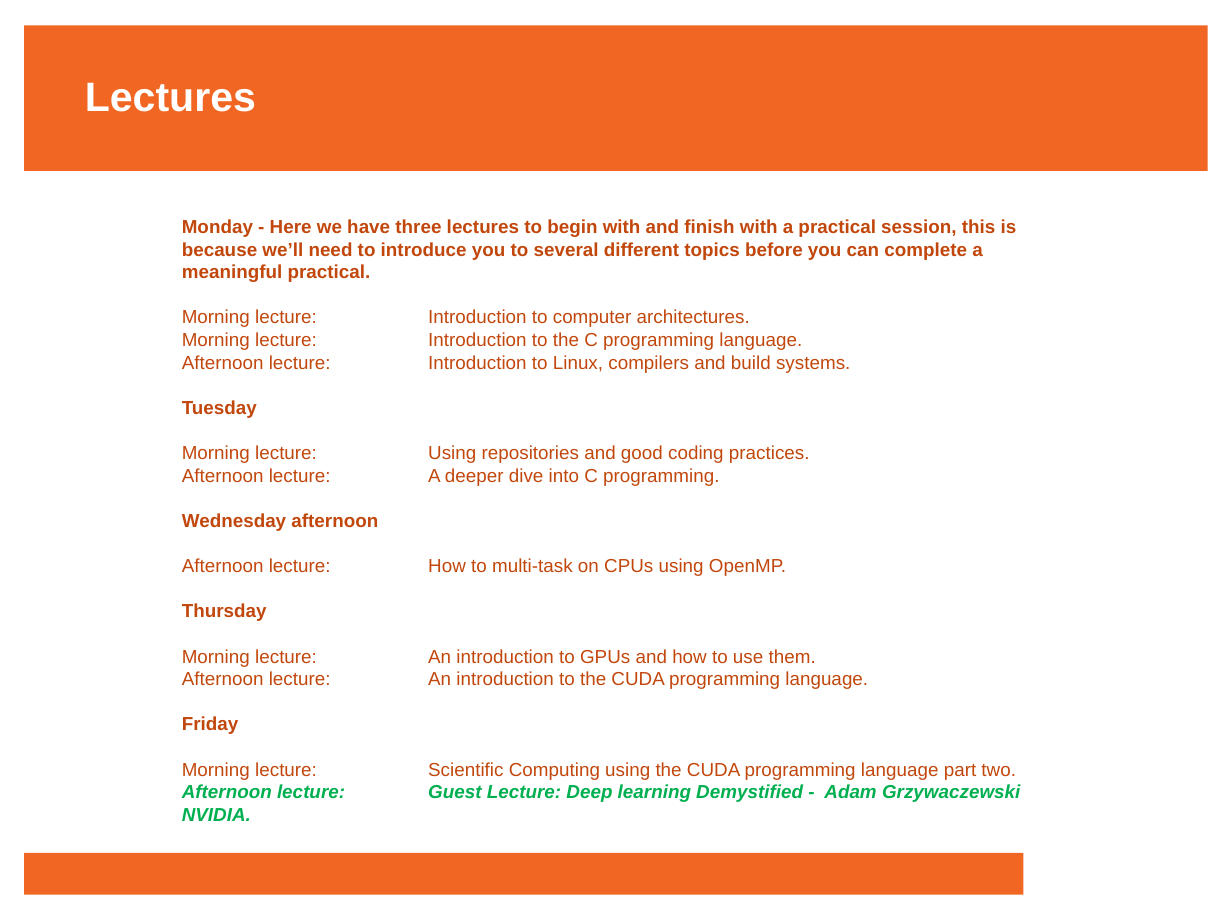
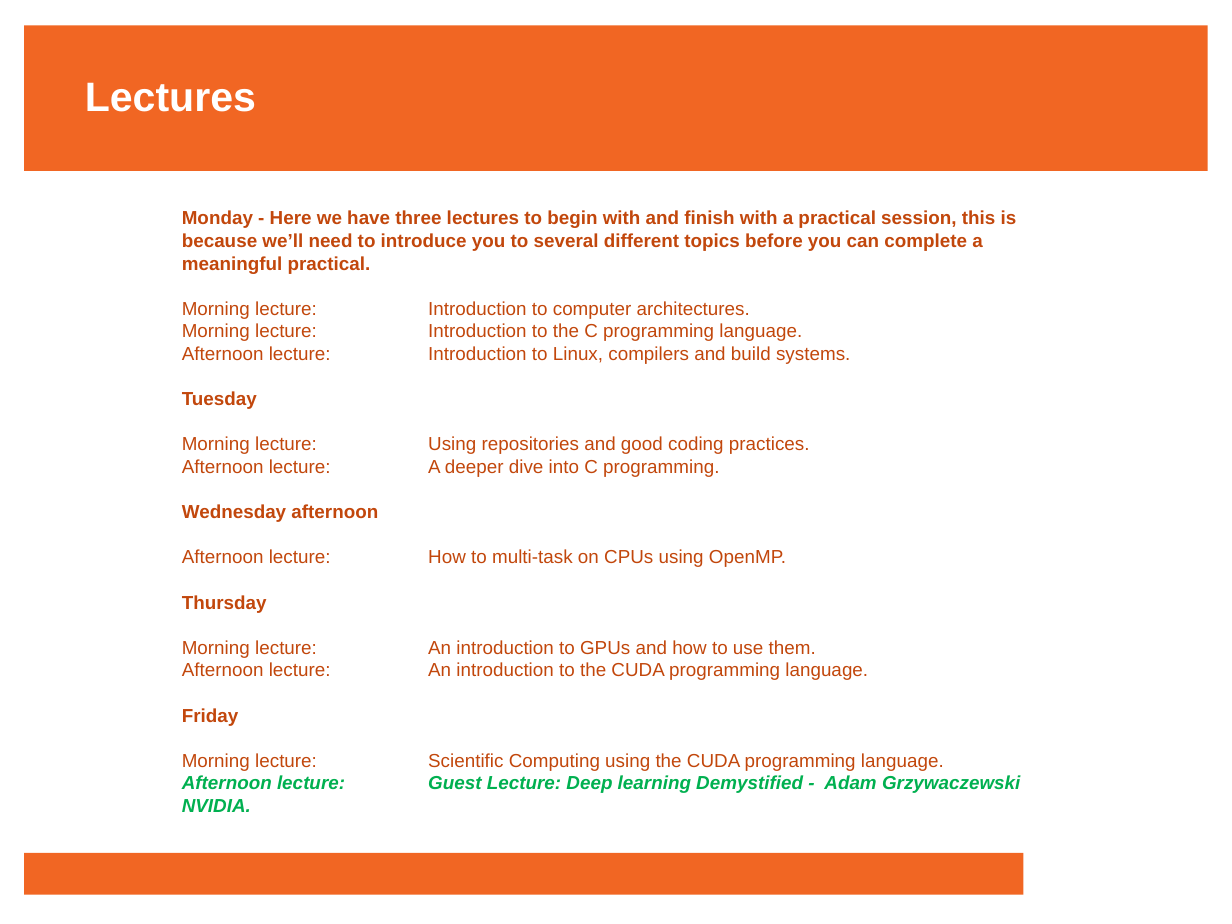
Before and after one commit to francisjudd/CWM-HPC, a slide deck: slide 4 of lectures/pptx/0_Introduction.pptx. Drawn at 1232x924 pixels with LibreOffice and Linux fonts; fonts in the diff are those of the drawing; background and template pictures are left out. Boxes give left, top, right and bottom in pixels: in the first picture for what was removed or moved away, otherwise in the second. Text is boxed around its words. In the diff, an @@ line names an element or a change of style, - is before the commit and + after.

Commit message:
Updated intro with assignment details

```diff
--- a/lectures/pptx/0_Introduction.pptx
+++ b/lectures/pptx/0_Introduction.pptx
@@ text "Monday - Here we have ...": place and size @@
-text "Monday - Here we have ..." at box(182, 219, 1020, 802)
+text "Monday - Here we have ..." at box(182, 210, 1020, 793)
@@ text at box(182, 753, 944, 771): text changed @@
-Morning lecture: Scientific Computing using the CUDA programming language part two.
+Morning lecture: Scientific Computing using the CUDA programming language.
```
Also in this commit, not shown: 1 other slide changed, 1 slide added, 1 other file.
